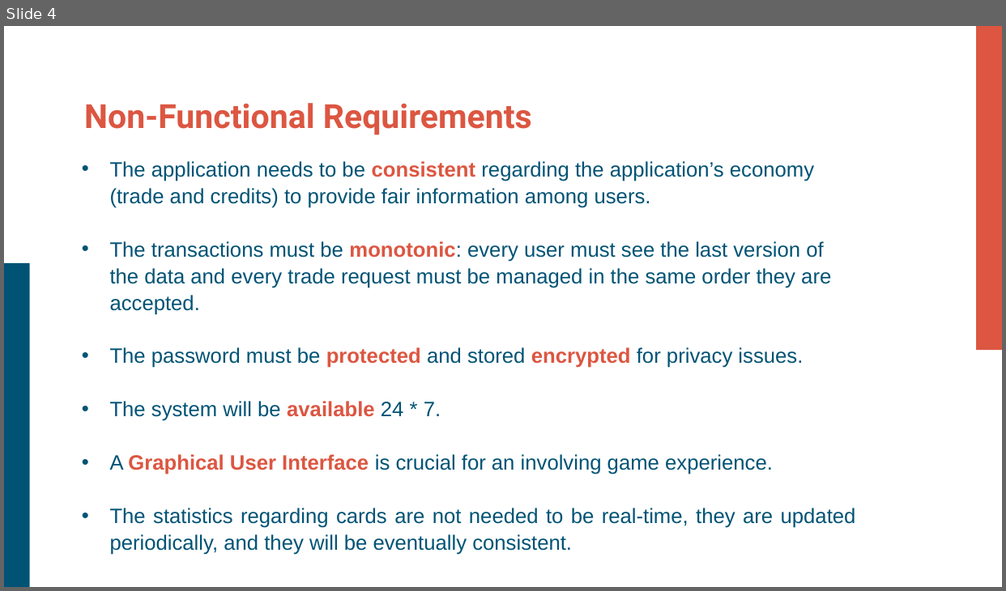
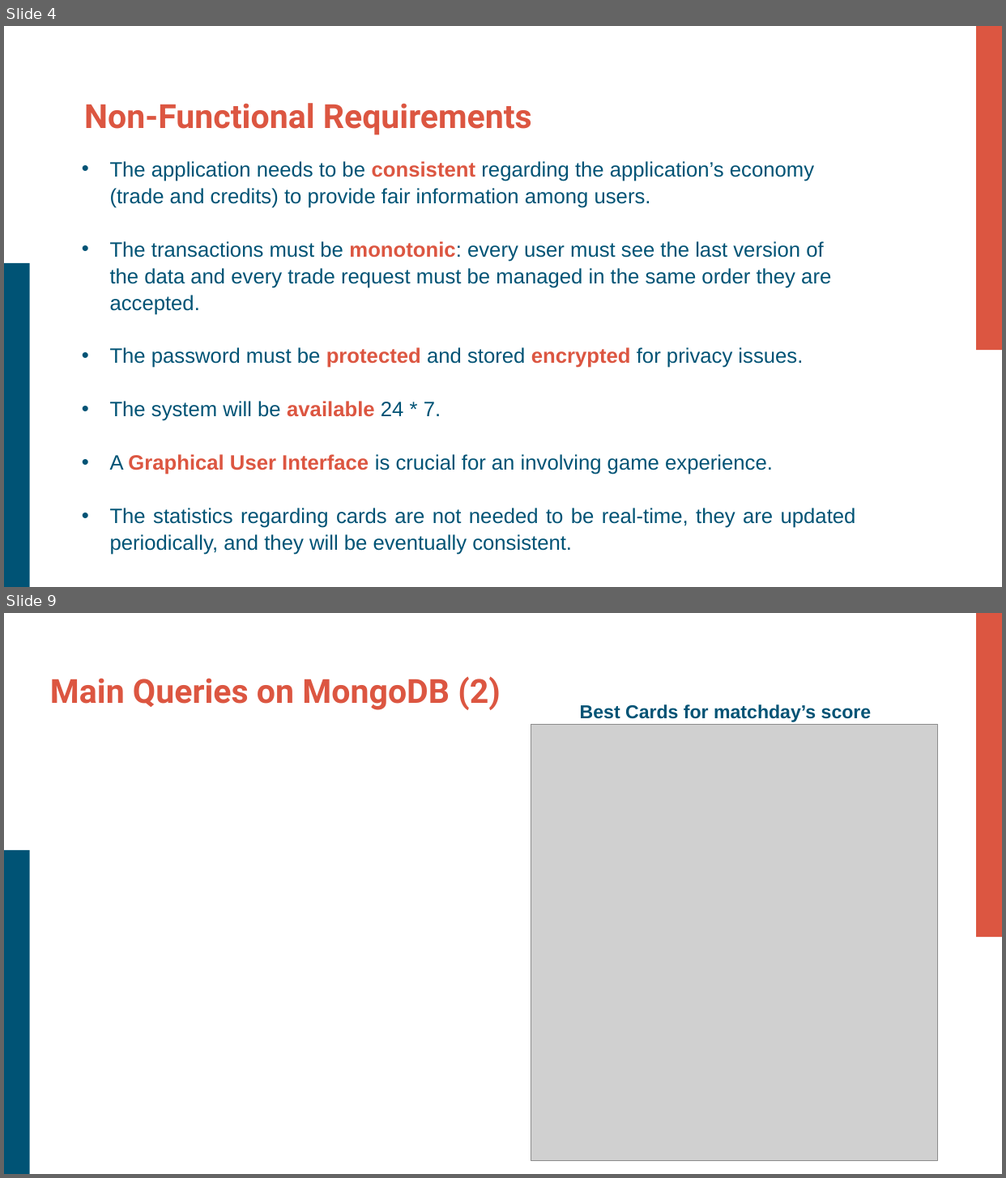
Before and after one commit to Plaza99/FantaManager, a slide deck: FantaManager-Presentation.pptx. Shown one above the other, each under a label of ours: slide 4 before the commit, slides 4 and 9 after it; the slides between them are not shown. The pictures are 1006x591 and 1006x1178 pixels, drawn with LibreOffice and Linux fonts; fonts in the diff are those of the drawing; grey boxes stand for pictures. Boxes give left, top, right and bottom in pixels: in the first picture for what was removed or moved away, otherwise in the second. Text is boxed around its words. In the diff, an @@ line names an element or a change of style, - is before the commit and + after.

```diff
--- a/FantaManager-Presentation.pptx
+++ b/FantaManager-Presentation.pptx
@@ slide 9 added at bbox=[4, 613, 1002, 1174], background #FFFFFF; not listed: 2 template elements that a slide beside it also shows @@
@@ title added at bbox=[50, 676, 500, 710], 32 pt, text #DC5641, bold @@
+Main Queries on MongoDB (2)
@@ text added at bbox=[580, 705, 872, 722], 18 pt, text #005375, bold @@
+Best Cards for matchday’s score
@@ picture added at bbox=[531, 725, 938, 1161] @@
```
Also in this commit, not shown: 5 slides changed, 6 other slides added, 2 slides removed.
